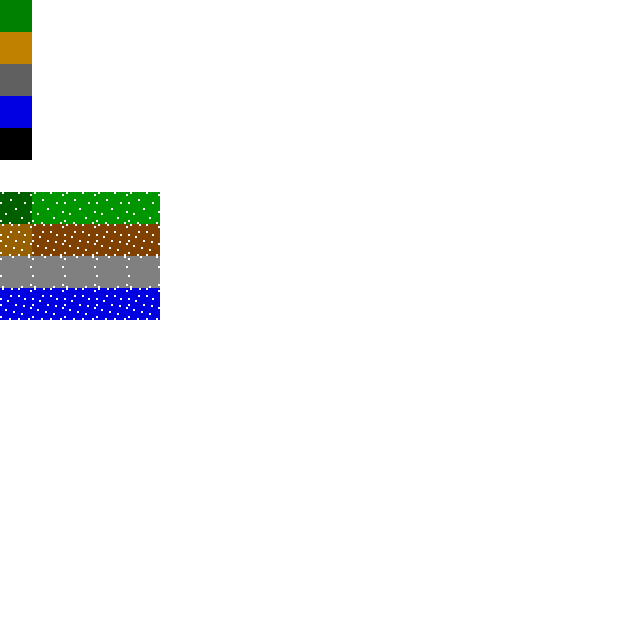
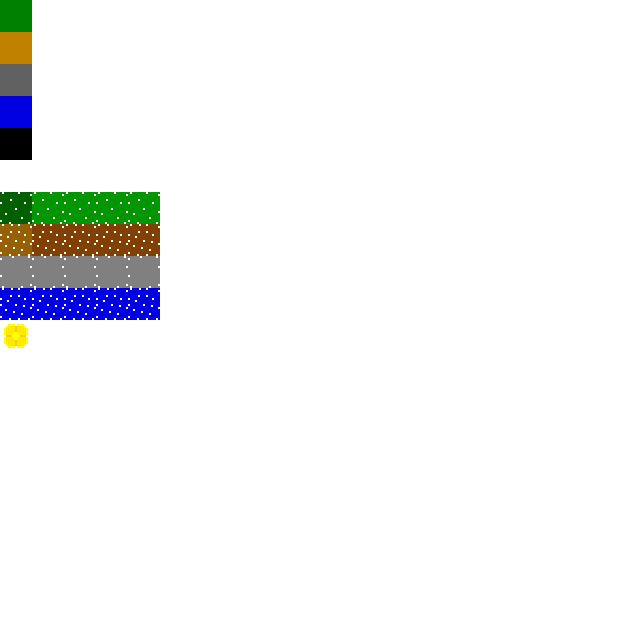
The second 640px x 640px image is a revision of the first. Changes to its layers:
painted on "Background" over (x1=4, y1=324, x2=28, y2=348)
